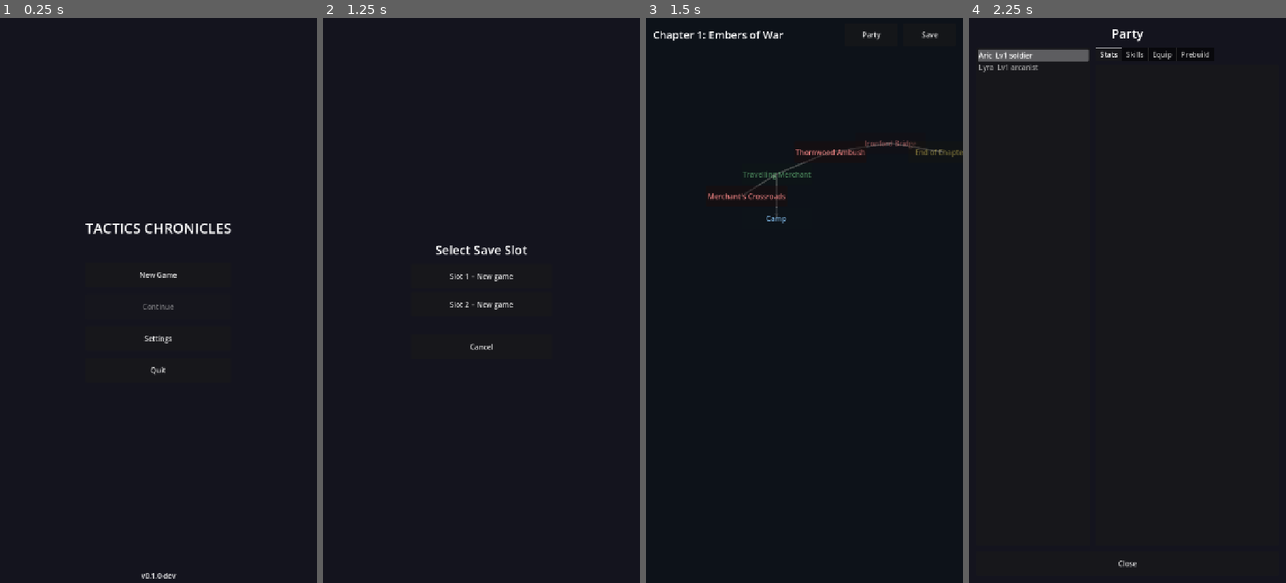
Above: before the commit, frames 1-4 (left to right).
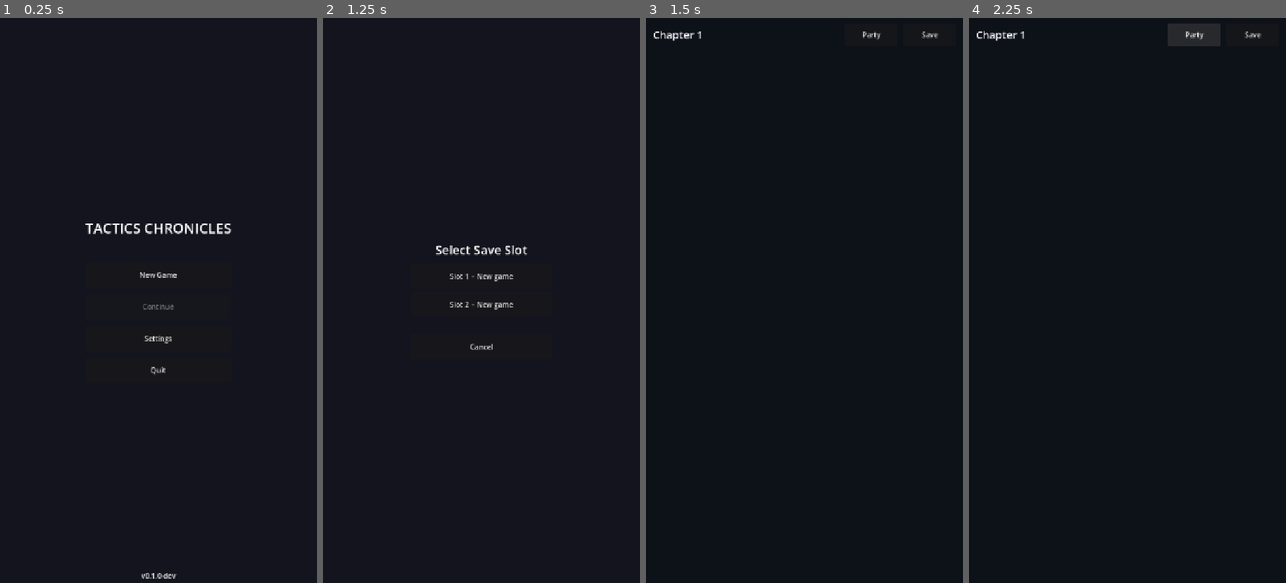
Above: after the commit, the same moments.

Repository: GetFunctMaddMatt/Claude
Game: Godot game, scene res://scenes/MainMenu.tscn
Two runs of this game, one before a commit and one after it. Both use one fixed random seed, a clock stepped at 60 frames per second and the inputs below.
Inputs:
- Up to frame 1 (0.25 s): no input
- Up to frame 2 (1.25 s): click "New Game" at 0.5 s
- Up to frame 3 (1.5 s): click "New Game" at 1.25 s
- Up to frame 4 (2.25 s): click "Party" at 2 s

Frames 1-2 are identical in both runs. In frame 3, 1.1% of the frame differs, in the area x 18-100%, y 2-37%; in frame 4, 1.4%, in the area x 2-93%, y 2-98%.
Error before the commit: Trying to assign a non-object value to a variable of type 'Unit.gd'. (res://scripts/ui/PartyScreen.gd:52)
Error after the commit: Parse Error: Cannot infer the type of "locked" variable because the value doesn't have a set type. (res://scripts/overworld/Overworld.gd:90)

Commit message:
fix(overworld): correct node reachability logic and add visited_nodes tracking
Four bugs fixed:

1. _is_node_reachable was broken:
   - Used _current_node as the "always reachable" anchor, meaning any
     node the player last tapped was reachable regardless of the graph.
   - Non-battle predecessors (shop, camp) with no map_id always passed
     the prereq check (map_id == ""), instantly unlocking their successors
     without the player ever visiting them.
   Fix: proper directed-graph traversal -- root nodes (nothing points
   at them) are always reachable; all others require at least one
   predecessor to be complete. Completion is type-aware via
   _is_node_complete().

2. _is_node_complete was missing -- completion semantics differ by type:
   - battle: GameState.is_battle_complete(map_id) -- must have WON
   - shop/camp/story: GameState.is_node_visited(node_id) -- entered once
   Previously all nodes used the battle check, so shop/camp/story nodes
   were never considered complete and could never unlock successors.

3. _on_battle_ended called mark_battle_complete(_current_node) with a
   node ID instead of a map ID, storing the wrong key. Also this signal
   fires from BattleEngine before the scene change and is never received
   by the freshly-instantiated Overworld; BattleEngine already marks
   correctly by map_id. Removed the dead/incorrect call.

4. GameState.visited_nodes was missing entirely:
   - New Array field (persistent, serialized in to_dict/from_dict)
   - mark_node_visited() / is_node_visited() methods
   - _on_node_pressed now calls mark_node_visited() before routing
   - _init_new_game_state resets visited_nodes = [] on new game
   - Shop node map rebuilds after closing so newly unlocked nodes appear

https://claude.ai/code/session_0114YNvNtyu3wud3TocobKKq

Diff:
--- a/tactics_chronicles/autoloads/GameState.gd
+++ b/tactics_chronicles/autoloads/GameState.gd
@@ -11,9 +11,10 @@
 var party:           Array      = []   # Array of unit save dicts
 var gil:             int        = 500
 var inventory:       Dictionary = {}   # item_id -> count
-var unlocked_classes: Array     = ["soldier", "arcanist"]
-var completed_battles: Array    = []
-var story_flags:     Dictionary = {}
+var unlocked_classes:  Array      = ["soldier", "arcanist"]
+var completed_battles: Array      = []   # map IDs of won battles
+var visited_nodes:     Array      = []   # node IDs entered (all types)
+var story_flags:       Dictionary = {}
 
 # -- Gil -----------------------------------------------------------------------
 
@@ -66,6 +67,13 @@
 func is_battle_complete(map_id: String) -> bool:
 	return map_id in completed_battles
 
+func mark_node_visited(node_id: String) -> void:
+	if node_id not in visited_nodes:
+		visited_nodes.append(node_id)
+
+func is_node_visited(node_id: String) -> bool:
+	return node_id in visited_nodes
+
 func set_flag(flag: String, value = true) -> void:
 	story_flags[flag] = value
 
@@ -84,15 +92,17 @@
 		"inventory": inventory,
 		"unlocked_classes": unlocked_classes,
 		"completed_battles": completed_battles,
+		"visited_nodes": visited_nodes,
 		"story_flags": story_flags
 	}
 
 func from_dict(d: Dictionary) -> void:
-	current_chapter  = d.get("chapter", "ch01")
-	current_node     = d.get("node", "")
-	party            = d.get("party", [])
-	gil              = d.get("gil", 500)
-	inventory        = d.get("inventory", {})
-	unlocked_classes = d.get("unlocked_classes", ["soldier", "arcanist"])
+	current_chapter   = d.get("chapter", "ch01")
+	current_node      = d.get("node", "")
+	party             = d.get("party", [])
+	gil               = d.get("gil", 500)
+	inventory         = d.get("inventory", {})
+	unlocked_classes  = d.get("unlocked_classes", ["soldier", "arcanist"])
 	completed_battles = d.get("completed_battles", [])
-	story_flags      = d.get("story_flags", {})
+	visited_nodes     = d.get("visited_nodes", [])
+	story_flags       = d.get("story_flags", {})
--- a/tactics_chronicles/scripts/overworld/Overworld.gd
+++ b/tactics_chronicles/scripts/overworld/Overworld.gd
@@ -6,10 +6,12 @@
 const SHOP_SCREEN_SCENE   = preload("res://scenes/ShopScreen.tscn")
 const MAP_EDGE_DRAWER_SCR = preload("res://scripts/overworld/MapEdgeDrawer.gd")
 
-@onready var node_map:       Control = $UI/Root/NodeMap
-@onready var chapter_label:  Label   = $UI/Root/TopBar/ChapterLabel
-@onready var party_btn:      Button  = $UI/Root/TopBar/PartyBtn
-@onready var save_btn:       Button  = $UI/Root/TopBar/SaveBtn
+const BTN_SIZE := Vector2(160.0, 48.0)
+
+@onready var node_map:      Control = $UI/Root/NodeMap
+@onready var chapter_label: Label   = $UI/Root/TopBar/ChapterLabel
+@onready var party_btn:     Button  = $UI/Root/TopBar/PartyBtn
+@onready var save_btn:      Button  = $UI/Root/TopBar/SaveBtn
 
 var _chapter_data: Dictionary = {}
 var _current_node: String     = ""
@@ -17,41 +19,49 @@
 func _ready() -> void:
 	party_btn.pressed.connect(_open_party)
 	save_btn.pressed.connect(_save_game)
-	EventBus.battle_ended.connect(_on_battle_ended)
 	_load_chapter(GameState.current_chapter)
 
 func _load_chapter(chapter_id: String) -> void:
 	_chapter_data = DataManager.get_chapter(chapter_id)
 	chapter_label.text = _chapter_data.get("name", chapter_id)
-	_current_node = _chapter_data.get("starting_node", "") if GameState.current_node.is_empty() \
-		else GameState.current_node
+	_current_node = GameState.current_node if not GameState.current_node.is_empty() \
+			else _chapter_data.get("starting_node", "")
 	_build_node_map()
 	EventBus.chapter_started.emit(chapter_id)
+
+# -----------------------------------------------------------------------------
+# Map building
+# -----------------------------------------------------------------------------
 
 func _build_node_map() -> void:
 	for child in node_map.get_children():
 		child.queue_free()
 
-	# Index node defs by id for edge building.
+	var nodes: Array = _chapter_data.get("nodes", [])
 	var by_id: Dictionary = {}
-	for nd in _chapter_data.get("nodes", []):
+	for nd in nodes:
 		by_id[nd["id"]] = nd
 
-	# Draw edges first so they sit behind buttons.
-	var btn_size := Vector2(160.0, 48.0)
-	var half     := btn_size * 0.5
-	var edges:   Array = []
-	for nd in _chapter_data.get("nodes", []):
-		var raw_from = nd.get("map_pos", [0, 0])
-		var from_center = Vector2(raw_from[0], raw_from[1]) + half
-		var from_complete = GameState.is_battle_complete(nd.get("map_id", ""))
+	_add_edge_drawer(nodes, by_id)
+
+	for nd in nodes:
+		_create_map_node(nd)
+
+func _add_edge_drawer(nodes: Array, by_id: Dictionary) -> void:
+	var half  := BTN_SIZE * 0.5
+	var edges: Array = []
+	for nd in nodes:
+		var raw_from: Array = nd.get("map_pos", [0, 0])
+		var from_center := Vector2(raw_from[0], raw_from[1]) + half
 		for next_id in nd.get("unlock_next", []):
 			if not by_id.has(next_id): continue
-			var raw_to = by_id[next_id].get("map_pos", [0, 0])
-			var to_center = Vector2(raw_to[0], raw_to[1]) + half
-			edges.append({ "from": from_center, "to": to_center,
-					"complete": from_complete })
-
+			var raw_to: Array = by_id[next_id].get("map_pos", [0, 0])
+			var to_center := Vector2(raw_to[0], raw_to[1]) + half
+			edges.append({
+				"from":     from_center,
+				"to":       to_center,
+				"complete": _is_node_complete(nd)
+			})
 	var drawer := Control.new()
 	drawer.set_script(MAP_EDGE_DRAWER_SCR)
 	drawer.set_anchors_and_offsets_preset(Control.PRESET_FULL_RECT)
@@ -59,64 +69,82 @@
 	node_map.add_child(drawer)
 	drawer.setup(edges)
 
-	# Add positioned buttons on top.
-	for nd in _chapter_data.get("nodes", []):
-		_create_map_node(nd)
+func _create_map_node(node_def: Dictionary) -> void:
+	var btn      := Button.new()
+	var raw_pos  := node_def.get("map_pos", [0, 0])
+	var type     := node_def.get("type", "")
+	var complete := _is_node_complete(node_def)
+	var reachable := _is_node_reachable(node_def["id"])
 
-func _create_map_node(node_def: Dictionary) -> void:
-	var btn  := Button.new()
-	var pos  := node_def.get("map_pos", [0, 0])
-	var type := node_def.get("type", "")
+	btn.text               = node_def.get("label", node_def["id"])
+	btn.custom_minimum_size = BTN_SIZE
+	btn.position           = Vector2(raw_pos[0], raw_pos[1])
 
-	btn.text = node_def.get("label", node_def["id"])
-	btn.custom_minimum_size = Vector2(160, 48)
-	btn.position = Vector2(pos[0], pos[1])
+	match type:
+		"battle": btn.modulate = Color(1.0, 0.55, 0.55)
+		"shop":   btn.modulate = Color(0.55, 1.0, 0.65)
+		"camp":   btn.modulate = Color(0.55, 0.80, 1.0)
+		"story":  btn.modulate = Color(1.0, 0.90, 0.40)
 
-	# Color-code by node type so the player can read the map at a glance.
-	match type:
-		"battle": btn.modulate = Color(1.0, 0.55, 0.55)   # red tint
-		"shop":   btn.modulate = Color(0.55, 1.0, 0.65)   # green tint
-		"camp":   btn.modulate = Color(0.55, 0.80, 1.0)   # blue tint
-		"story":  btn.modulate = Color(1.0, 0.90, 0.40)   # gold tint
-
-	var complete   := GameState.is_battle_complete(node_def.get("map_id", ""))
-	var reachable  := _is_node_reachable(node_def["id"])
-	btn.disabled = complete or not reachable
-	if complete:
+	# Battle nodes are locked out once won; shop/camp/story stay re-enterable.
+	var locked := (type == "battle" and complete) or not reachable
+	btn.disabled = locked
+	if type == "battle" and complete:
 		btn.modulate = btn.modulate.darkened(0.45)
 
 	btn.pressed.connect(_on_node_pressed.bind(node_def["id"]))
 	node_map.add_child(btn)
 
+# -----------------------------------------------------------------------------
+# Reachability -- proper directed-graph traversal
+# -----------------------------------------------------------------------------
+
 func _is_node_reachable(node_id: String) -> bool:
-	if node_id == _current_node:
-		return true
+	# Collect all predecessor nodes (those that list node_id in unlock_next).
+	var predecessors: Array = []
 	for nd in _chapter_data.get("nodes", []):
 		if node_id in nd.get("unlock_next", []):
-			var prereq_map = nd.get("map_id", "")
-			if prereq_map == "" or GameState.is_battle_complete(prereq_map):
-				return true
+			predecessors.append(nd)
+	# Root nodes (nothing points at them) are always reachable.
+	if predecessors.is_empty():
+		return true
+	# Otherwise at least one predecessor must be complete.
+	for pred in predecessors:
+		if _is_node_complete(pred):
+			return true
 	return false
+
+func _is_node_complete(node_def: Dictionary) -> bool:
+	# Each node type has its own definition of "done".
+	# Battle: the map must have been WON (completed_battles tracks map IDs).
+	# All others: the player must have entered the node (visited_nodes tracks node IDs).
+	match node_def.get("type", ""):
+		"battle": return GameState.is_battle_complete(node_def.get("map_id", ""))
+		_:        return GameState.is_node_visited(node_def["id"])
+
+# -----------------------------------------------------------------------------
+# Node interaction
+# -----------------------------------------------------------------------------
 
 func _on_node_pressed(node_id: String) -> void:
 	_current_node = node_id
 	GameState.current_node = node_id
+	# Mark visited immediately so successors unlock and save state is correct.
+	GameState.mark_node_visited(node_id)
+
 	var node_def: Dictionary = {}
 	for nd in _chapter_data.get("nodes", []):
 		if nd["id"] == node_id:
 			node_def = nd
 			break
-	if node_def.is_empty(): return
+	if node_def.is_empty():
+		return
 
 	match node_def.get("type", ""):
-		"battle":
-			_enter_battle(node_def["map_id"])
-		"shop":
-			_enter_shop(node_def)
-		"camp":
-			_enter_camp()
-		"story":
-			_play_story(node_def.get("scene_id", ""))
+		"battle": _enter_battle(node_def["map_id"])
+		"shop":   _enter_shop(node_def)
+		"camp":   _enter_camp()
+		"story":  _play_story(node_def.get("scene_id", ""))
 
 func _enter_battle(map_id: String) -> void:
 	GameState.pending_map_id = map_id
@@ -125,9 +153,9 @@
 	get_tree().change_scene_to_file("res://scenes/Battle.tscn")
 
 func _enter_shop(node_def: Dictionary) -> void:
-	var canvas = SHOP_SCREEN_SCENE.instantiate()
+	var canvas := SHOP_SCREEN_SCENE.instantiate()
 	var screen: ShopScreen = canvas.get_node("Root")
-	screen.closed.connect(func(): canvas.queue_free())
+	screen.closed.connect(func(): canvas.queue_free(); _build_node_map())
 	add_child(canvas)
 	screen.open(node_def)
 
@@ -139,29 +167,16 @@
 	EventBus.cutscene_started.emit(_scene_id)
 
 # -----------------------------------------------------------------------------
-# Battle result
-# -----------------------------------------------------------------------------
-
-func _on_battle_ended(result: String) -> void:
-	if result == "victory":
-		GameState.mark_battle_complete(_current_node)
-		_build_node_map()
-		SaveManager.autosave()
-	elif result == "defeat":
-		# Return to overworld; player keeps progress but loses battle rewards
-		pass
-
-# -----------------------------------------------------------------------------
-# Buttons
+# UI actions
 # -----------------------------------------------------------------------------
 
 func _open_party() -> void:
-	var canvas = PARTY_SCREEN_SCENE.instantiate()
+	var canvas := PARTY_SCREEN_SCENE.instantiate()
 	var screen: PartyScreen = canvas.get_node("Root")
 	screen.closed.connect(func(): canvas.queue_free())
 	add_child(canvas)
 	screen.open(GameState.party)
 
 func _save_game() -> void:
-	SaveManager.save(1)   # slot 1 = manual save
+	SaveManager.save(1)
 	EventBus.notification_requested.emit("Game saved.", Color.GREEN)
--- a/tactics_chronicles/scripts/ui/MainMenu.gd
+++ b/tactics_chronicles/scripts/ui/MainMenu.gd
@@ -68,6 +68,7 @@
 	GameState.inventory         = { "potion": 3, "ether": 1 }
 	GameState.unlocked_classes  = ["soldier", "arcanist"]
 	GameState.completed_battles = []
+	GameState.visited_nodes     = []
 	GameState.story_flags       = {}
 
 func _create_starter_party() -> Array:
